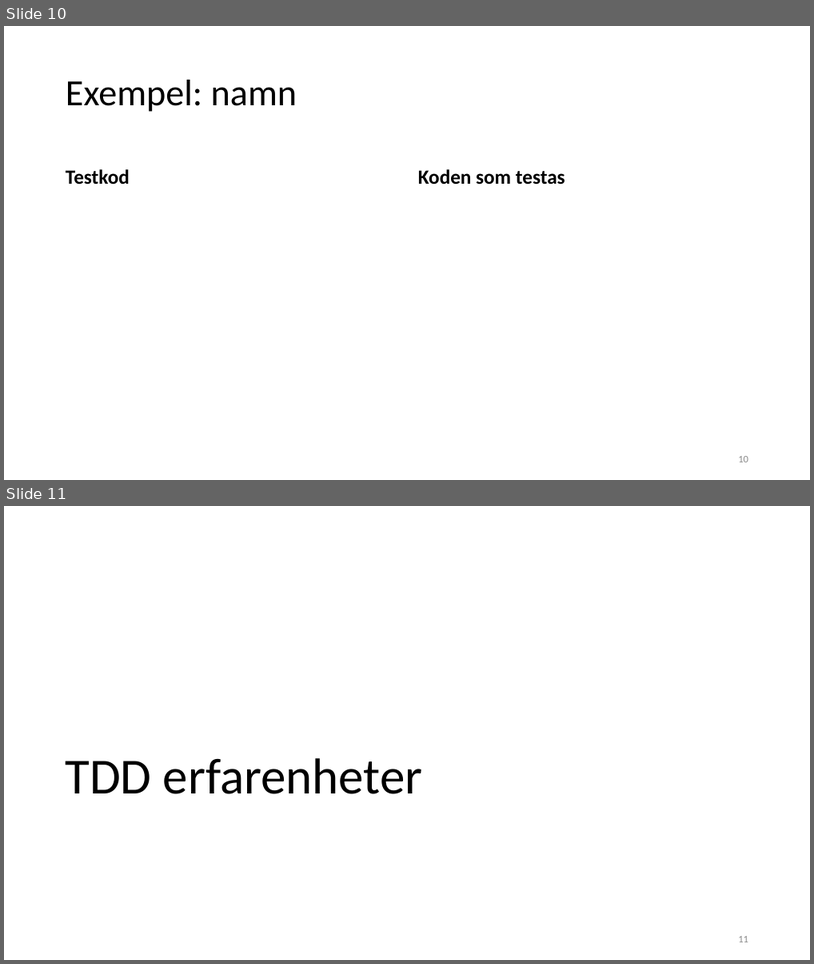
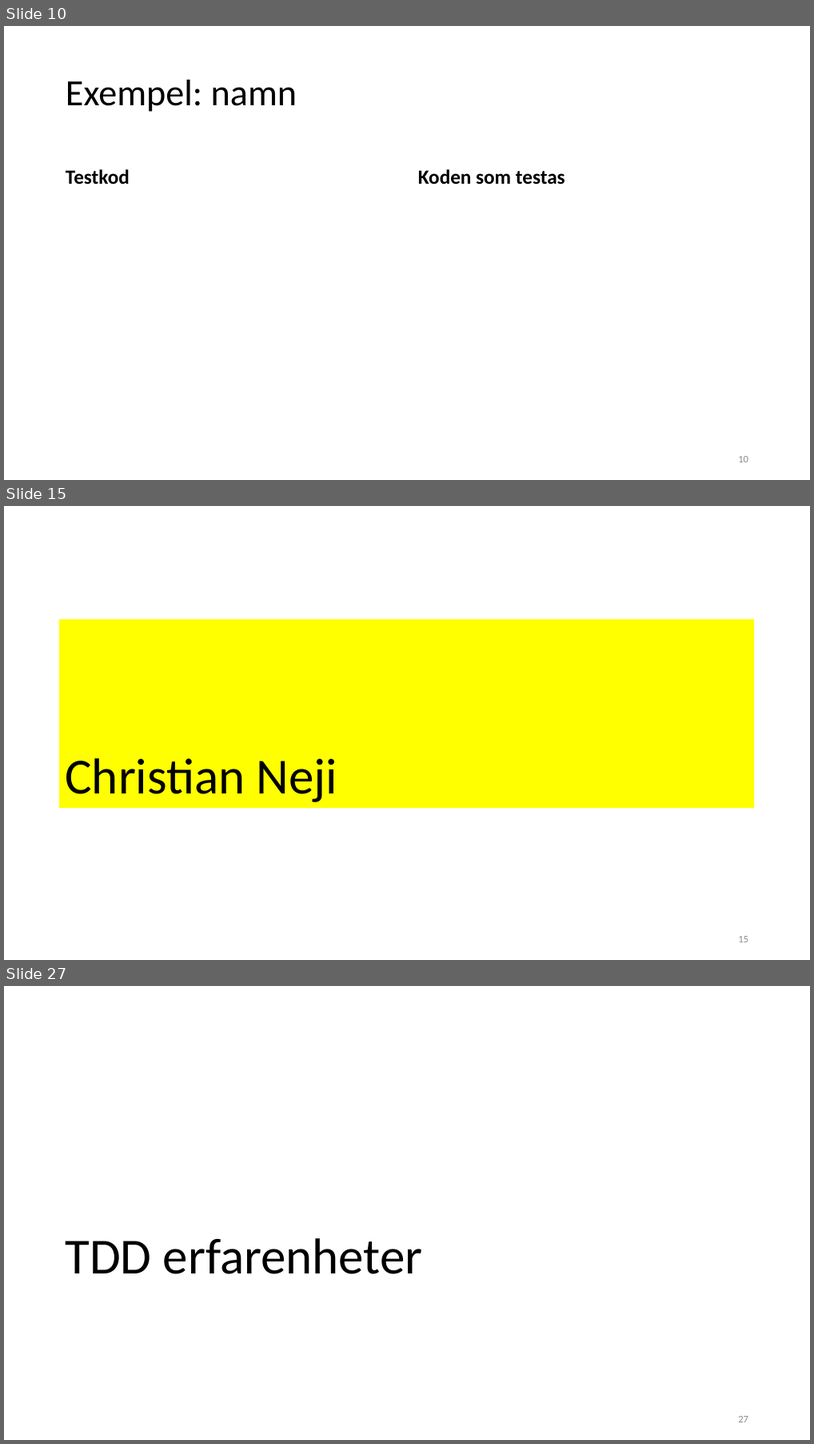
Before and after one commit to forrpa/Fake-Game-Testing, a slide deck: slutredovisning.pptx. Shown one above the other, each under a label of ours: slides 10 and 11 before the commit, slides 10, 15 and 27 after it; the slides between them are not shown. The pictures are 814x964 and 814x1444 pixels, drawn with LibreOffice and Linux fonts; fonts in the diff are those of the drawing. Boxes give left, top, right and bottom in pixels: in the first picture for what was removed or moved away, otherwise in the second. Text is boxed around its words. In the diff, an @@ line names an element or a change of style, - is before the commit and + after.

```diff
--- a/slutredovisning.pptx
+++ b/slutredovisning.pptx
@@ slide 15 added at [4,506,810,960], background #FFFFFF @@
@@ title added at [59,619,754,808], fill #FFFF00, 60 pt, text #000000 @@
+Christian Neji
@@ page number added at [738,936,749,942], 12 pt, text #8C8C8C @@
+15
@@ what was slide 11 is now slide 27 @@
@@ page number at [738,1416,749,1422]: text changed @@
-11
+27
```
Also in this commit, not shown: 1 slide changed, 16 other slides added, 1 slide removed.
